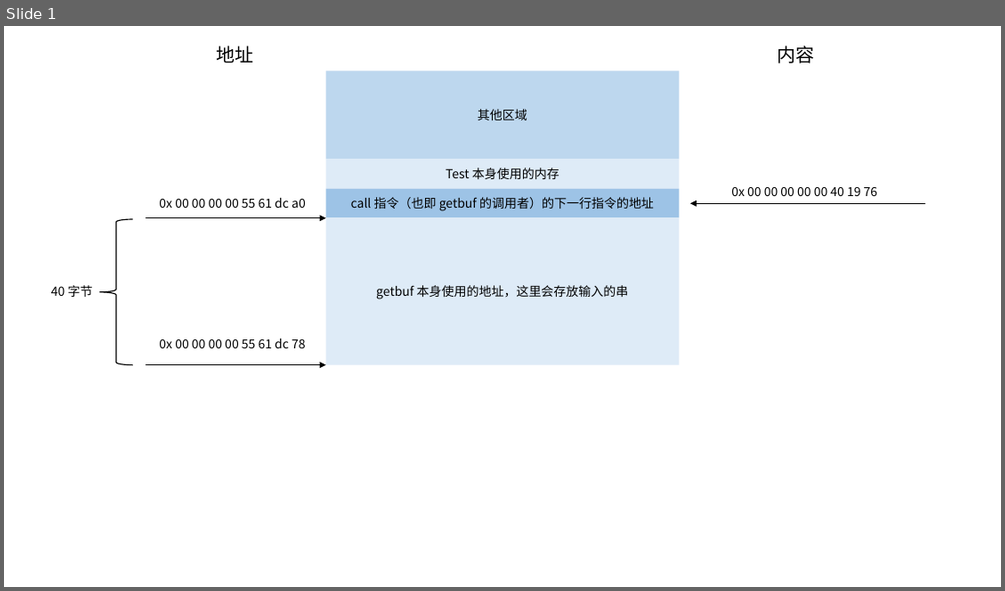
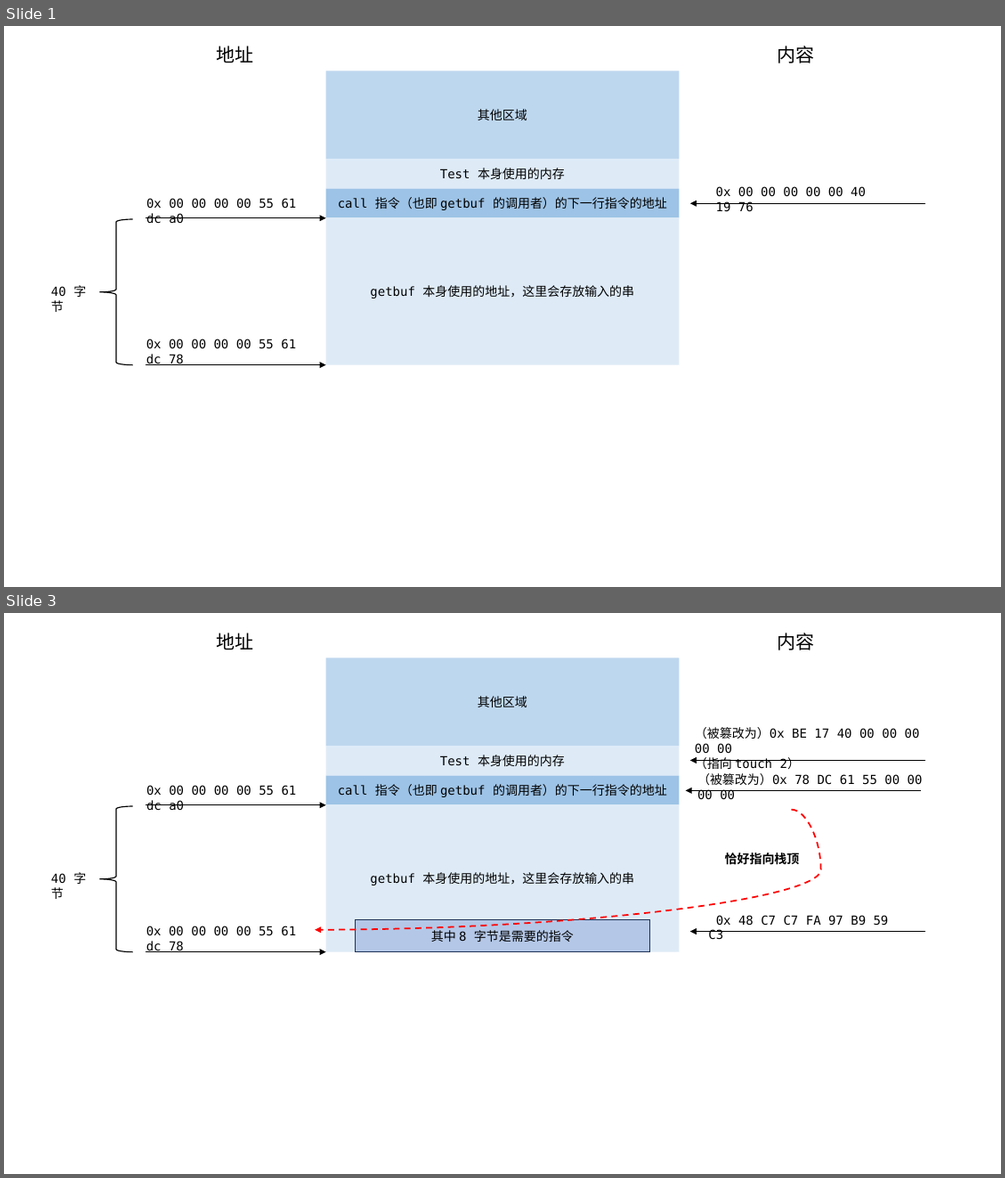
Before and after one commit to Niazye/CSAPP-in-ECNU, a slide deck: lab/lab3/lab3Pic.pptx. Shown one above the other, each under a label of ours: slide 1 before the commit, slides 1 and 3 after it; the slides between them are not shown. The pictures are 1005x591 and 1005x1178 pixels, drawn with LibreOffice and Linux fonts; fonts in the diff are those of the drawing. Boxes give left, top, right and bottom in pixels: in the first picture for what was removed or moved away, otherwise in the second. Text is boxed around its words. In the diff, an @@ line names an element or a change of style, - is before the commit and + after.

```diff
--- a/lab/lab3/lab3Pic.pptx
+++ b/lab/lab3/lab3Pic.pptx
@@ slide 3 added at box(4, 613, 1001, 1174), background #FFFFFF @@
@@ text added at box(217, 633, 254, 650), 18 pt, text #000000 @@
+地址
@@ text added at box(777, 633, 814, 650), 18 pt, text #000000 @@
+内容
@@ rectangle added at box(325, 657, 679, 747), fill #BDD7EE, 12 pt, text #000000 @@
+其他区域
@@ text added at box(695, 727, 920, 770), 12 pt, text #000000 @@
+（被篡改为）0x BE 17 40 00 00 00 00 00
+（指向 touch 2）
@@ rectangle added at box(325, 747, 679, 776), fill #DEEBF7, 12 pt, text #000000 @@
+Test 本身使用的内存
@@ arrow added from (926, 761) to (690, 761), #000000 1 pt @@
@@ text added at box(146, 785, 297, 811), 12 pt, text #000000 @@
+0x 00 00 00 00 55 61 dc a0
@@ rectangle added at box(325, 776, 679, 805), fill #9DC3E6, 12 pt, text #000000 @@
+call 指令（也即 getbuf 的调用者）的下一行指令的地址
@@ arrow added from (921, 790) to (685, 790), #000000 1 pt @@
@@ text added at box(697, 773, 922, 800), 12 pt, text #000000 @@
+（被篡改为）0x 78 DC 61 55 00 00 00 00
@@ right brace added at box(100, 806, 133, 952), outline #000000 1 pt @@
@@ arrow added from (146, 805) to (325, 805), #000000 1 pt @@
@@ curved arrow added from (792, 810) to (316, 929), #FF0000 1.5 pt dashed @@
@@ rectangle added at box(325, 804, 679, 952), fill #DEEBF7, 12 pt, text #000000 @@
+getbuf 本身使用的地址，这里会存放输入的串
@@ text added at box(725, 851, 800, 867), 12 pt, text #000000, bold @@
+恰好指向栈顶
@@ text added at box(51, 872, 86, 899), 12 pt, text #000000 @@
+40 字节
@@ text added at box(146, 925, 296, 952), 12 pt, text #000000 @@
+0x 00 00 00 00 55 61 dc 78
@@ rectangle added at box(356, 919, 650, 951), fill #B4C7E7, outline #1E3256 1 pt, 12 pt, text #000000 @@
+其中 8 字节是需要的指令
@@ arrow added from (926, 932) to (690, 932), #000000 1 pt @@
@@ text added at box(708, 915, 889, 940), 12 pt, text #000000 @@
+0x 48 C7 C7 FA 97 B9 59 C3
@@ arrow added from (146, 952) to (325, 952), #000000 1 pt @@
@@ slide 1 changed as well @@
@@ font Noto Sans CJK SC to DejaVu Sans Mono in 7 elements at box(325, 160, 679, 189), box(325, 189, 679, 218), box(325, 217, 679, 365), box(51, 285, 86, 312), box(146, 198, 297, 224), box(146, 338, 296, 365), box(716, 186, 866, 212) @@
@@ text "0x 00 00 00 00 ...": place and size @@
-text "0x 00 00 00 00 ..." at box(731, 187, 878, 196)
+text "0x 00 00 00 00 ..." at box(716, 186, 866, 212)
@@ text "0x 00 00 00 00 ...": place and size @@
-text "0x 00 00 00 00 ..." at box(159, 198, 306, 208)
+text "0x 00 00 00 00 ..." at box(146, 198, 297, 224)
@@ text "0x 00 00 00 00 ...": place and size @@
-text "0x 00 00 00 00 ..." at box(159, 338, 306, 348)
+text "0x 00 00 00 00 ..." at box(146, 338, 296, 365)
```
Also in this commit, not shown: 2 other slides added, 12 other files.
